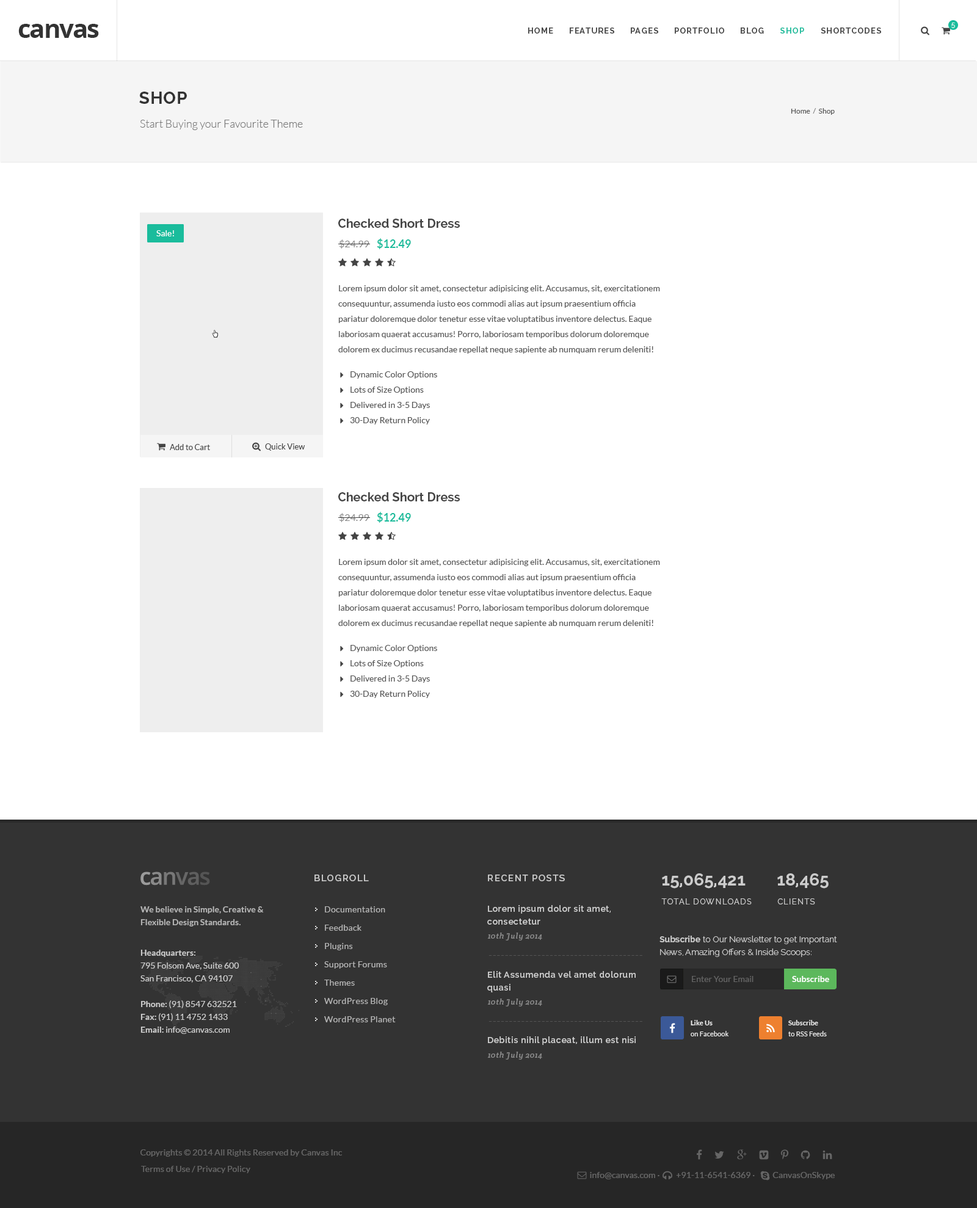
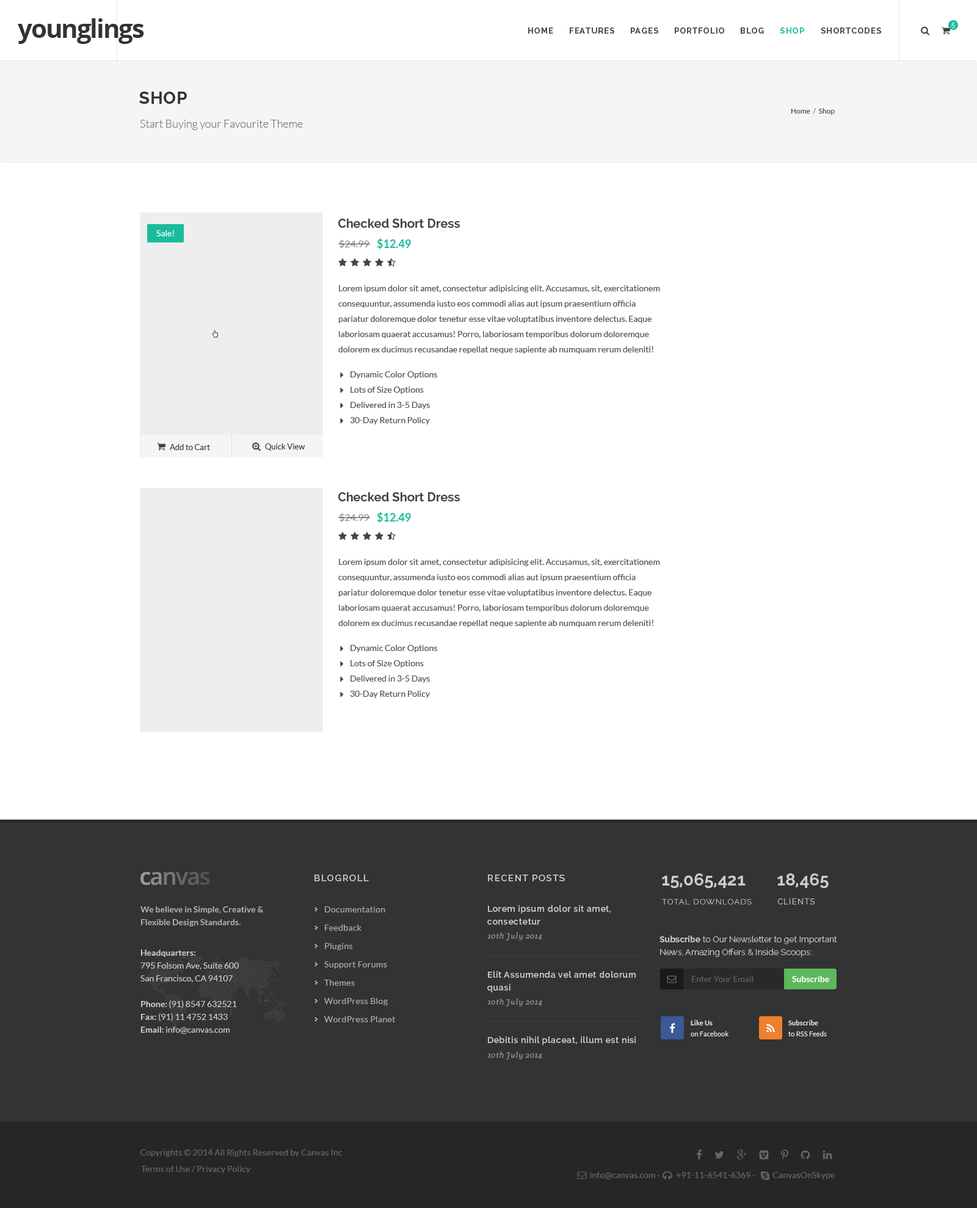
Revision of a layered (977, 1208) image; what changed, layer by layer:
renamed "canvas" to "younglings", painted on it over [17, 18, 145, 44]
painted on "TOTAL Downloads" over [661, 898, 752, 905]
